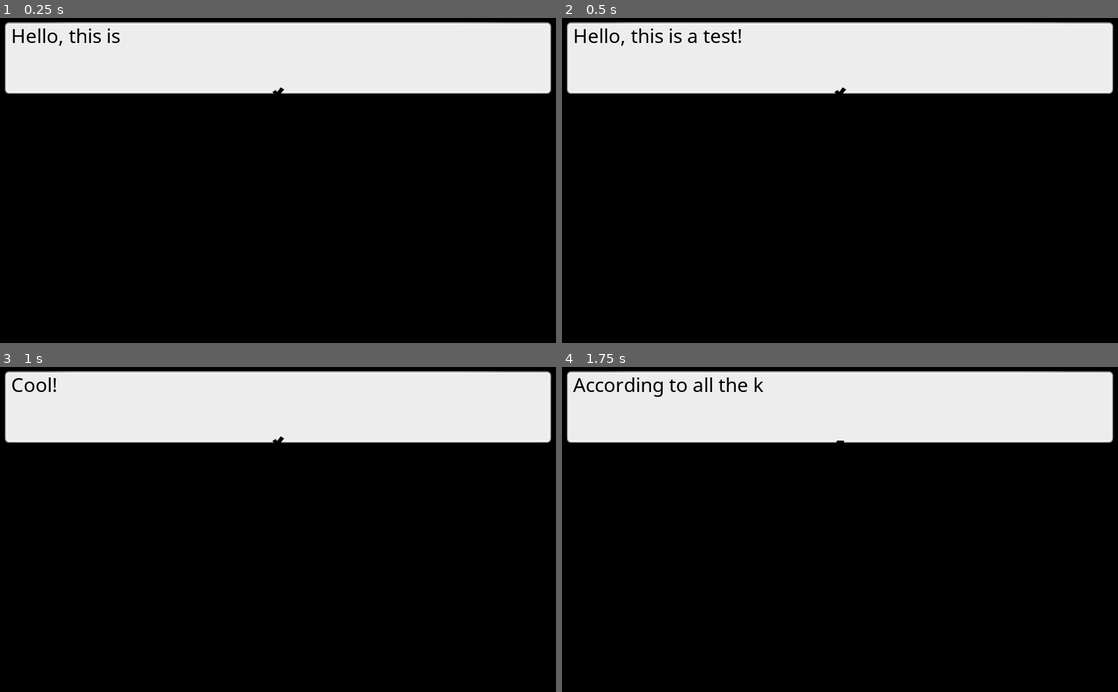
Above: before the commit, frames 1-4 (two rows, left to right).
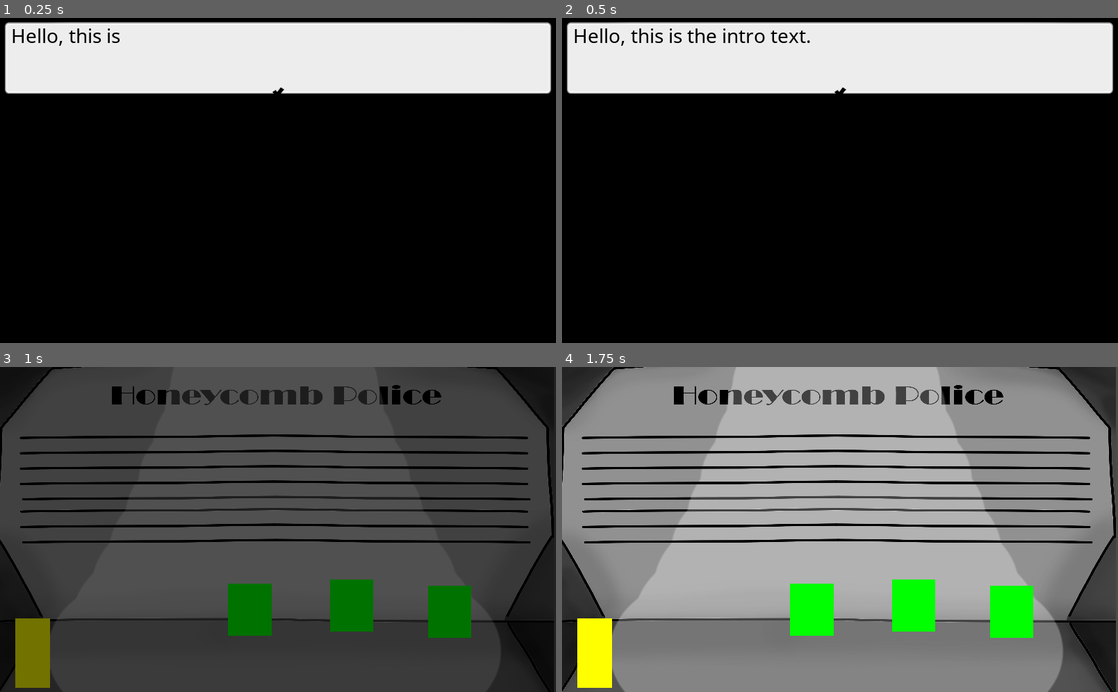
Above: after the commit, the same moments.

Repository: Jellonator/ya-like-jas
Game: Godot game, scene res://World/Level.tscn
Two runs of this game, one before a commit and one after it. Both use one fixed random seed, a clock stepped at 60 frames per second and the inputs below. Sound files missing from this copy of the repository are replaced by a short silence.
Inputs (mouse positions are in pixels of both pictures, inside the frame that each line leads up to):
- Up to frame 1 (0.25 s): no input
- Up to frame 2 (0.5 s): no input
- Up to frame 3 (1 s): move the mouse to (144, 461) at 0.52 s; press the mouse at (144, 461) at 0.53 s
- Up to frame 4 (1.75 s): move the mouse to (806, 467) at 1.27 s; release the mouse at (806, 467) at 1.28 s; click (806, 467) at 1.35 s

Frame 1 is identical in both runs. In frame 2, 0.4% of the frame differs, in the area x 22-45%, y 3-8%; in frame 3, 93%; in frame 4, 95%, in the area x 0-100%, y 0-100%.

Commit message:
Updated level and added empty NPC scripts

Diff:
--- a/World/Level.tscn
+++ b/World/Level.tscn
@@ -7,9 +7,9 @@
 [ext_resource path="res://Assets/LineupBW.jpg" type="Texture" id=5]
 
 [sub_resource type="NavigationPolygon" id=1]
-vertices = PoolVector2Array( 108, 500, 124, 156, 852, 180, 880, 512 )
+vertices = PoolVector2Array( 0, 600, 0, 468, 1020, 472, 1024, 600 )
 polygons = [ PoolIntArray( 0, 1, 2, 3 ) ]
-outlines = [ PoolVector2Array( 108, 500, 124, 156, 852, 180, 880, 512 ) ]
+outlines = [ PoolVector2Array( 0, 600, 0, 468, 1020, 472, 1024, 600 ) ]
 
 [node name="Level" type="Navigation2D"]
 script = ExtResource( 1 )
@@ -23,6 +23,7 @@
 visible = false
 position = Vector2( -192, 132 )
 activate_on_load = true
+speech_file = "res://World/intro.json"
 
 [node name="NavigationPolygonInstance" type="NavigationPolygonInstance" parent="."]
 navpoly = SubResource( 1 )
@@ -30,16 +31,18 @@
 [node name="YSort" type="YSort" parent="."]
 
 [node name="Player" parent="YSort" instance=ExtResource( 3 )]
-position = Vector2( 208, 424 )
+position = Vector2( 60, 568 )
 
 [node name="TestNPC" parent="YSort" instance=ExtResource( 2 )]
-position = Vector2( 264, 200 )
+position = Vector2( 460, 472 )
 
 [node name="TestNPC2" parent="YSort" instance=ExtResource( 2 )]
-position = Vector2( 448, 208 )
+position = Vector2( 648, 464 )
+speech_file = "res://World/Test/npctest2.json"
 
 [node name="TestNPC3" parent="YSort" instance=ExtResource( 2 )]
-position = Vector2( 640, 220 )
+position = Vector2( 828, 476 )
+speech_file = "res://World/Test/npctest3.json"
 
 [node name="Soundtrack" type="Node2D" parent="."]
 
--- /dev/null
+++ b/World/npc1.json
@@ -0,0 +1,3 @@
+{
+
+}
--- /dev/null
+++ b/World/npc2.json
@@ -0,0 +1,3 @@
+{
+
+}
--- /dev/null
+++ b/World/npc3.json
@@ -0,0 +1,3 @@
+{
+
+}
